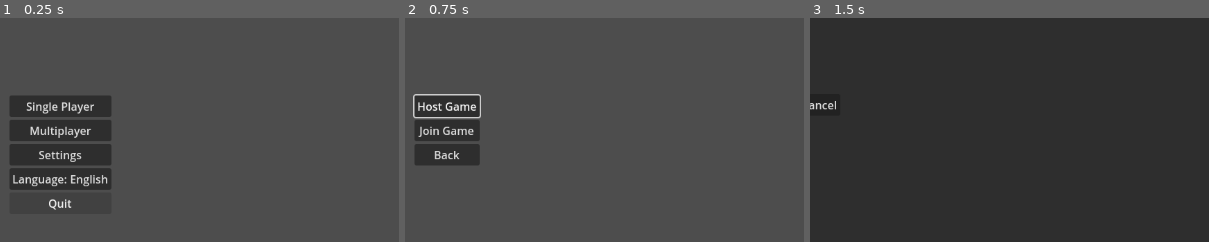
Above: before the commit, frames 1-3 (left to right).
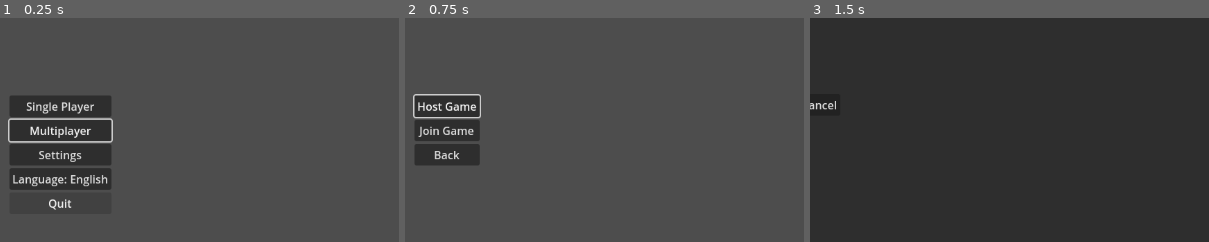
Above: after the commit, the same moments.

Repository: sepa79/CaravanWars
Game: Godot game, scene res://scenes/Main.tscn
The game is run twice, just before and just after one commit, with the same random seed, the same clock (stepped at 60 frames per second) and the same inputs.
Inputs:
- Up to frame 1 (0.25 s): no input
- Up to frame 2 (0.75 s): click "Multiplayer" at 0.5 s
- Up to frame 3 (1.5 s): click "Host Game" at 1.25 s
The pictures show only the part of the screen within x 49-99%, y 33-83%; the shares and areas given below are measured in that part.

The runs differ from the first frame. In frame 1, 0.6% of the frame differs, in the area x 2-29%, y 44-56%; in frame 2, nothing differs; in frame 3, nothing differs.

Commit message:
fix: focus default start menu

Diff:
--- a/game/scenes/StartMenu.gd
+++ b/game/scenes/StartMenu.gd
@@ -16,6 +16,7 @@
     Net.state_changed.connect(_on_net_state_changed)
     add_child(connecting_ui)
     update_texts()
+    main_menu.get_node("Multiplayer").grab_focus()
     _log("ready")
 
 func update_texts() -> void:
@@ -84,6 +85,7 @@
     if state == Net.STATE_MENU:
         main_menu.visible = true
         multiplayer_menu.visible = false
+        main_menu.get_node("Multiplayer").grab_focus()
     else:
         main_menu.visible = false
         multiplayer_menu.visible = false
Not shown, changed: CHANGELOG.md
